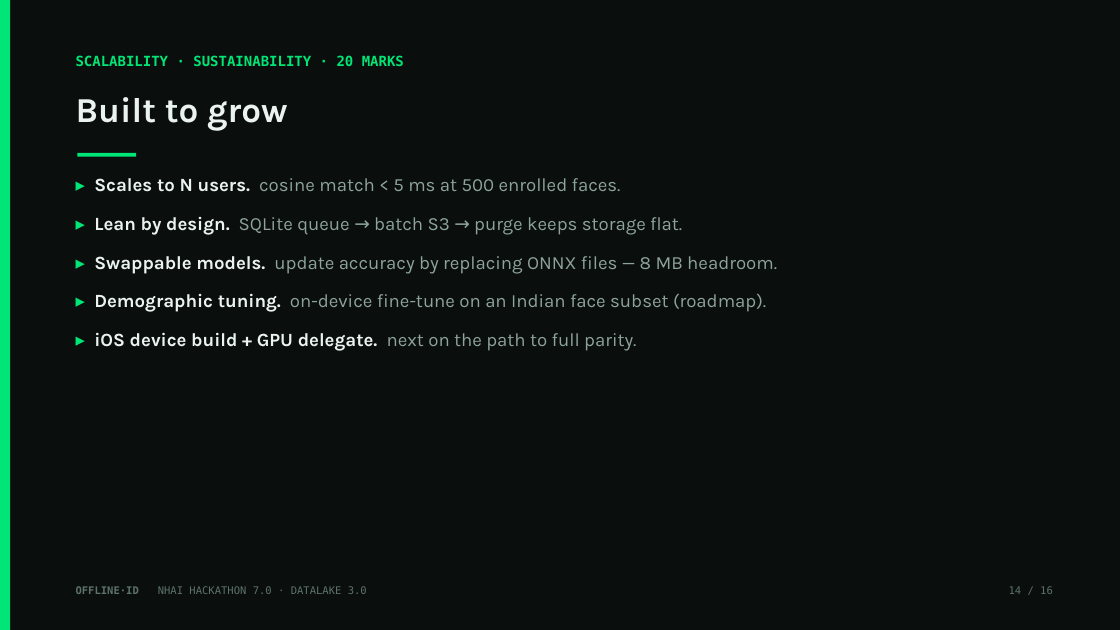
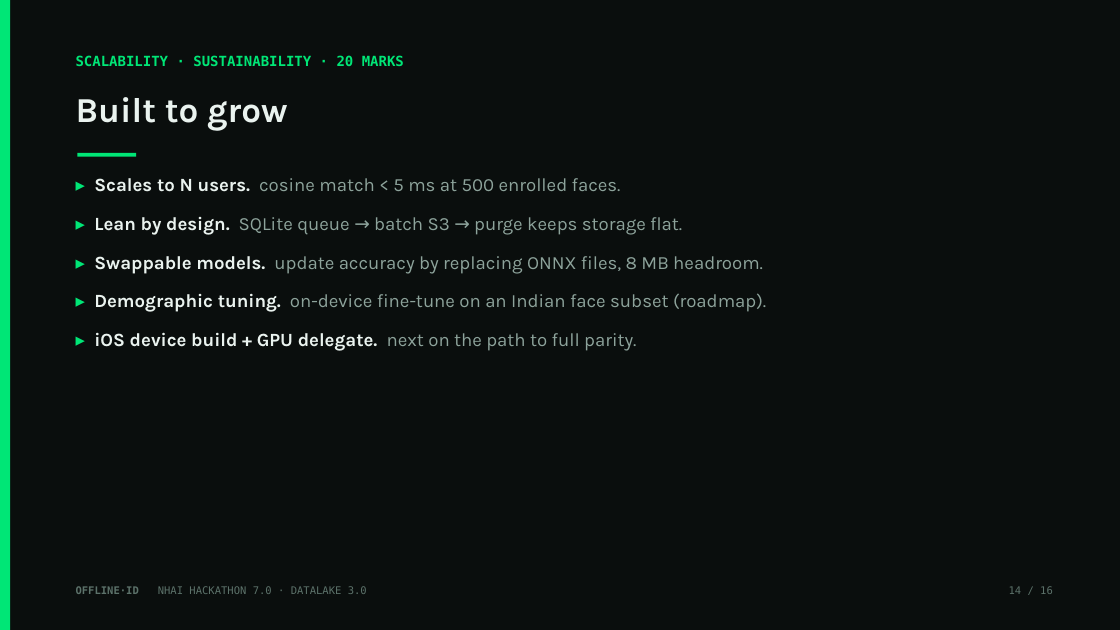
Before and after one commit to moneytosms/offlineid, a slide deck: slide 14 of submission/OfflineID_Hackathon7.pptx. Drawn at 1120x630 pixels with LibreOffice and Linux fonts; fonts in the diff are those of the drawing. Boxes give left, top, right and bottom in pixels: in the first picture for what was removed or moved away, otherwise in the second. Text is boxed around its words. In the diff, an @@ line names an element or a change of style, - is before the commit and + after.

```diff
--- a/submission/OfflineID_Hackathon7.pptx
+++ b/submission/OfflineID_Hackathon7.pptx
@@ text at (94,256,763,274): text changed @@
-▸ Swappable models. update accuracy by replacing ONNX files — 8 MB headroom.
+▸ Swappable models. update accuracy by replacing ONNX files, 8 MB headroom.
```
Also in this commit, not shown: 11 other slides changed, 9 other files.
